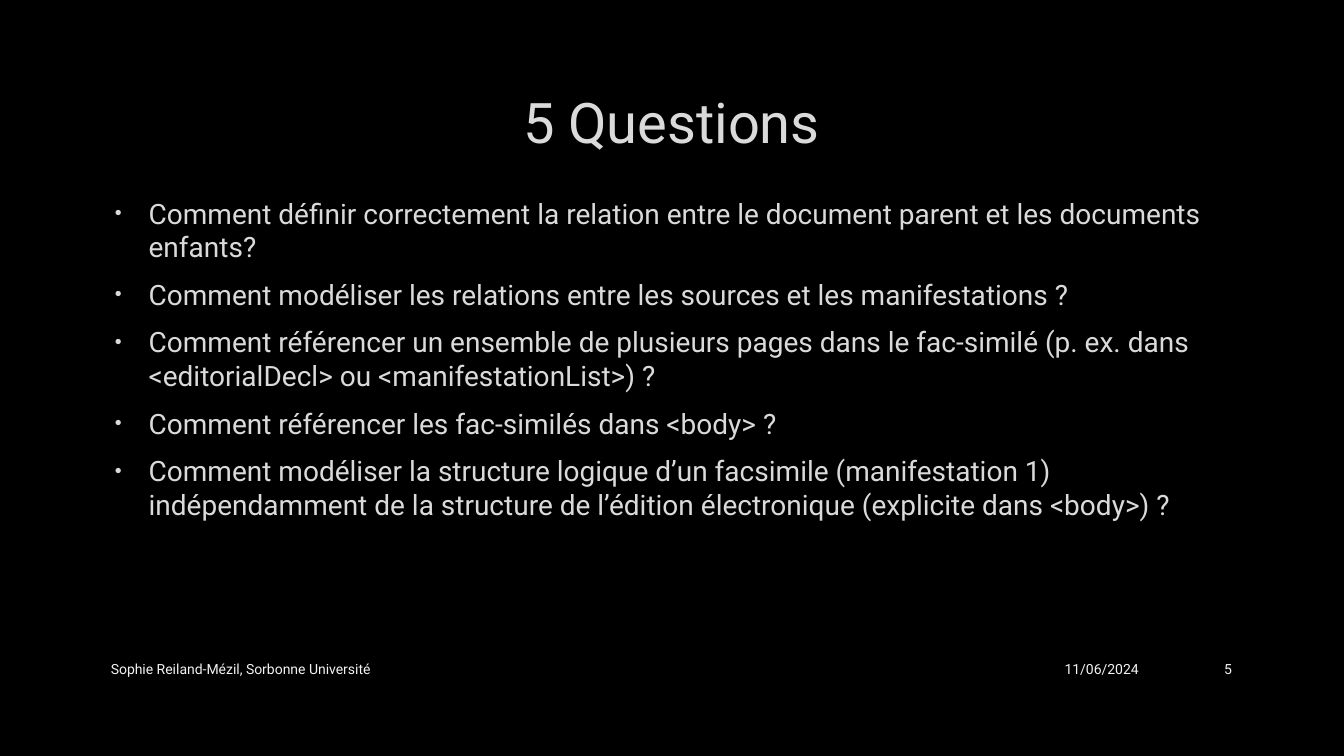
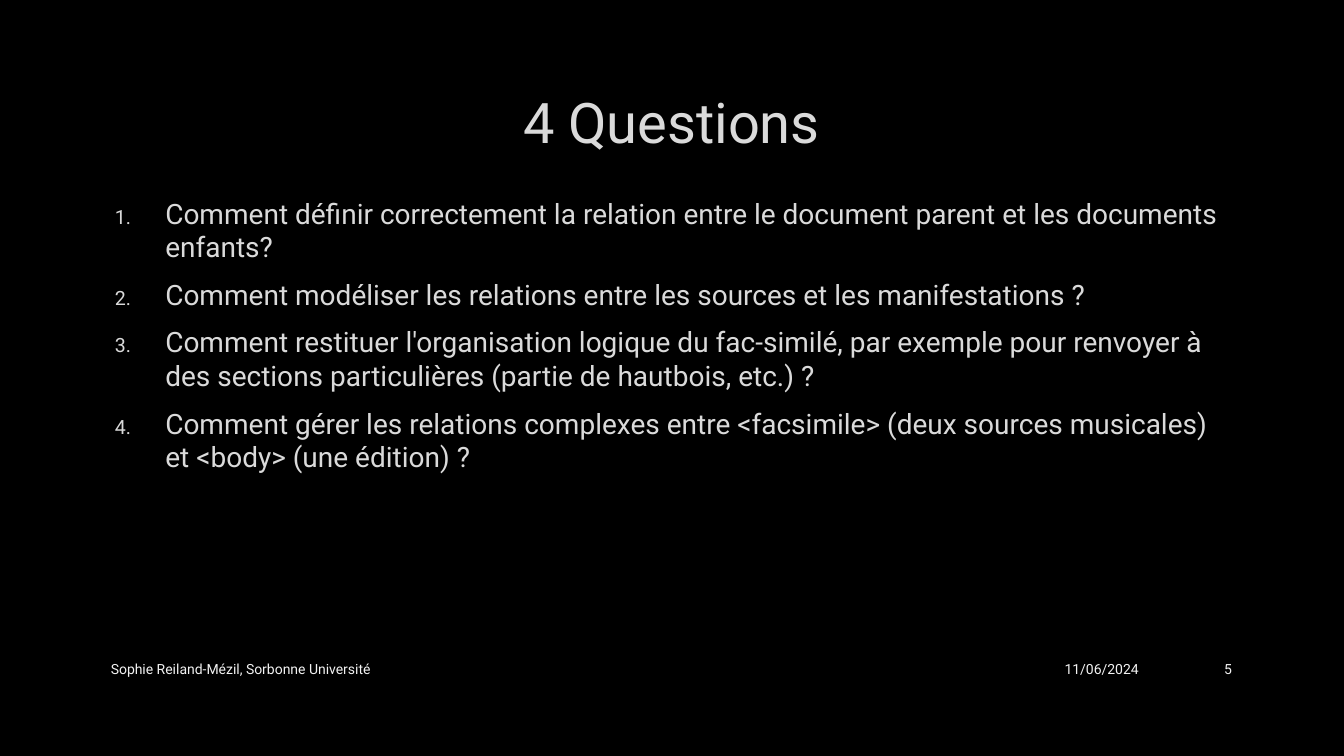
Before and after one commit to SophieReiland/graupner, a slide deck: slide 5 of presentations/Présentation_groupe_MEI.pptx. Drawn at 1344x756 pixels with LibreOffice and Linux fonts; fonts in the diff are those of the drawing; background and template pictures are left out. Boxes give left, top, right and bottom in pixels: in the first picture for what was removed or moved away, otherwise in the second. Text is boxed around its words. In the diff, an @@ line names an element or a change of style, - is before the commit and + after.

```diff
--- a/presentations/Présentation_groupe_MEI.pptx
+++ b/presentations/Présentation_groupe_MEI.pptx
@@ title at (523,102,819,150): text changed @@
-5 Questions
+4 Questions
@@ text at (165,202,1216,306): bullet • to 1. @@
@@ text at (165,330,1207,473): text changed @@
-• Comment référencer un ensemble de plusieurs pages dans le fac-similé (p. ex. dans <editorialDecl> ou <manifestationList>) ?
-• Comment référencer les fac-similés dans <body> ?
-• Comment modéliser la structure logique d’un facsimile (manifestation 1) indépendamment de la structure de l’édition électronique (explicite dans <body>) ?
+3. Comment restituer l'organisation logique du fac-similé, par exemple pour renvoyer à des sections particulières (partie de hautbois, etc.) ?
+4. Comment gérer les relations complexes entre <facsimile> (deux sources musicales) et <body> (une édition) ?
```
Also in this commit, not shown: 13 other slides changed.
